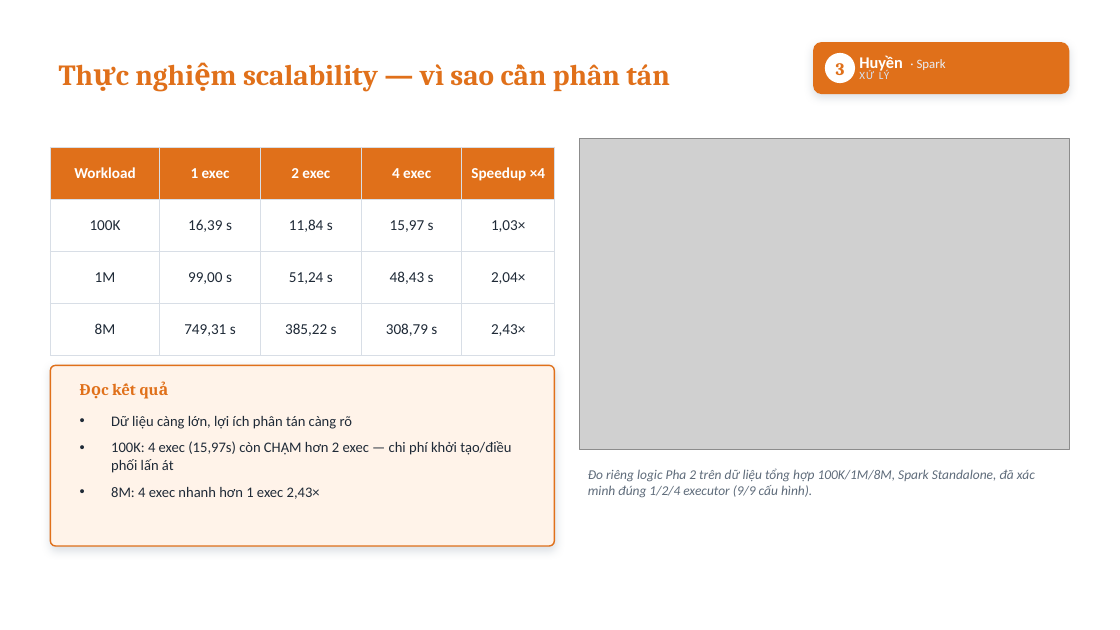
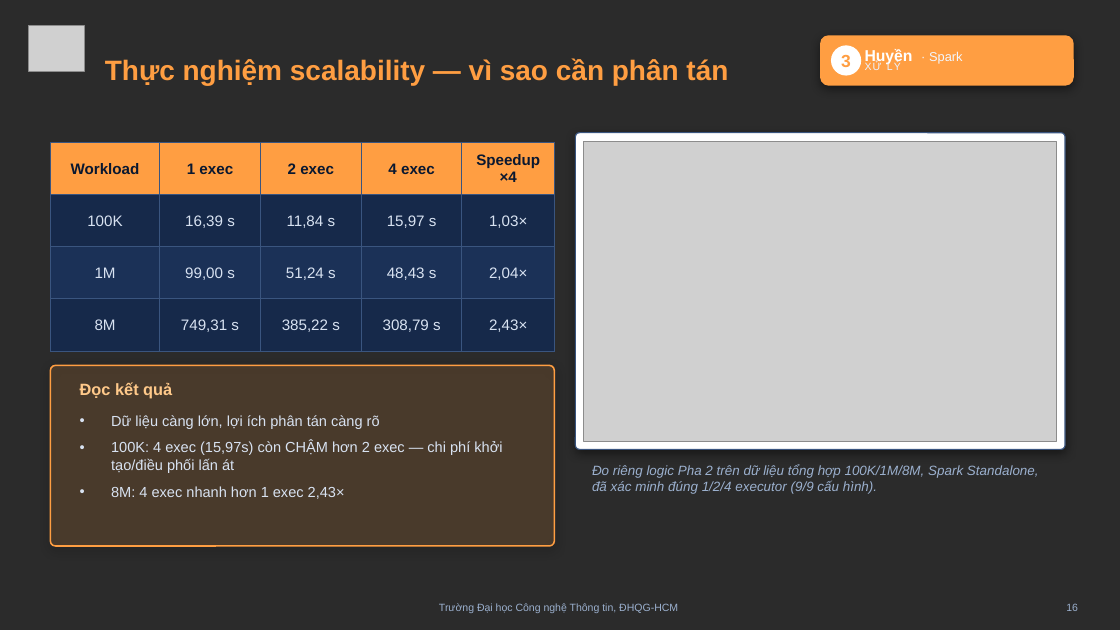
Before and after one commit to khuyn110400/big-data-aqi, a slide deck: slide 16 of docs/slides/Slide_ThuyetTrinh_AQI.pptx (slide 15 before the commit). Drawn at 1120x630 pixels with LibreOffice and Linux fonts; fonts in the diff are those of the drawing; grey boxes stand for pictures; background and template pictures are left out; a plain dark background stands for a picture behind light text. Boxes give left, top, right and bottom in pixels: in the first picture for what was removed or moved away, otherwise in the second. Text is boxed around its words. In the diff, an @@ line names an element or a change of style, - is before the commit and + after.

```diff
--- a/docs/slides/Slide_ThuyetTrinh_AQI.pptx
+++ b/docs/slides/Slide_ThuyetTrinh_AQI.pptx
@@ background #FFFFFF to picture (left out) @@
@@ picture added at box(29, 25, 84, 71) @@
@@ text "Thực nghiệm scalability — vì ...": place and size @@
-text "Thực nghiệm scalability — vì ..." at box(243, 64, 670, 92)
+text "Thực nghiệm scalability — vì ..." at box(105, 58, 728, 85)
@@ text "Thực nghiệm scalability — vì ..." at box(105, 58, 728, 85): size 25 to 24 pt, font Cambria to Arial, text colour #E0701A to #FF9E42 @@
@@ rounded rectangle: place and size @@
-rounded rectangle at box(813, 42, 1070, 94)
+rounded rectangle at box(820, 35, 1074, 86)
@@ rounded rectangle at box(820, 35, 1074, 86): fill #E0701A to #FF9E42; shadow changed; proportions changed @@
@@ 2 texts, 1 ellipse: place and size @@
-2 texts, 1 ellipse at box(825, 53, 889, 83)
+2 texts, 1 ellipse at box(831, 45, 901, 76)
@@ text "3" at box(841, 55, 851, 67): font Cambria to Arial, text colour #E0701A to #FF9E42 @@
@@ text "Huyền · Spark" at box(865, 49, 913, 65): size 14 to 13.5 pt in "Huyền"; font Calibri to Arial; text colour #E8EEF6 to #F2F7FF in "· Spark" @@
@@ text "XỬ LÝ" at box(865, 62, 901, 70): size 9.5 to 9 pt, font Calibri to Arial, text colour #D6E2F2 to #EAF2FF @@
@@ table at box(50, 143, 555, 336) @@
@@ fill #E0701A to #FF9E42 in row 1 @@
@@ fill none to #16294A in 10 cells @@
@@ fill none to #1B3157 in row 3 @@
@@ font Calibri to Arial @@
@@ text colour #FFFFFF to #0A1830 in "Workload", "1 exec", "2 exec", "4 exec" and 1 more places @@
@@ text colour #1F2A37 to #D8E2F1 in "100K", "16,39 s", "11,84 s", "15,97 s" and 11 more places @@
@@ borders changed @@
@@ table: place and size @@
-table at box(50, 147, 555, 340)
+table at box(50, 143, 555, 336)
@@ rounded rectangle added at box(576, 133, 1065, 450), fill #FFFFFF, outline #3A557F 1 pt @@
@@ picture: place and size @@
-picture at box(580, 139, 1070, 450)
+picture at box(584, 141, 1057, 441)
@@ rounded rectangle at box(50, 365, 555, 546): fill #FFF3E9 to #FF9E42 at 16% opacity; outline #D8DEE6 1 pt to #FF9E42 1.3 pt; shadow changed @@
@@ rounded rectangle removed at box(50, 365, 555, 546) @@
@@ text "Đọc kết quả" at box(80, 382, 172, 398): font Cambria to Arial, text colour #E0701A to #FFC98A @@
@@ text "Dữ liệu càng lớn, lợi ..." at box(111, 415, 502, 499): font Calibri to Arial, text colour #1F2A37 to #D8E2F1 @@
@@ text "Đo riêng logic Pha 2 ..." at box(592, 464, 1039, 494): font Calibri to Arial, text colour #5E6B7A to #9BB0CE @@
@@ text added at box(439, 603, 678, 613), 9 pt, text #9BB0CE @@
+Trường Đại học Công nghệ Thông tin, ĐHQG-HCM
@@ text added at box(1066, 603, 1078, 611), 9 pt, text #9BB0CE @@
+16
```
Also in this commit, not shown: 25 other slides changed, 2 slides added.
